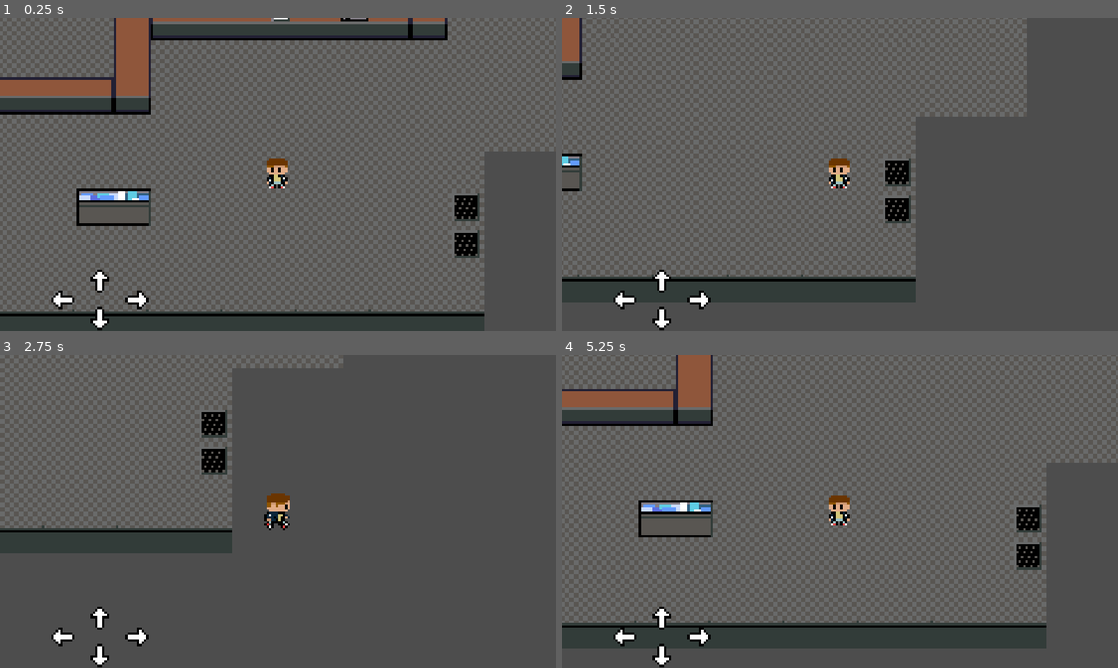
Above: before the commit, frames 1-4 (two rows, left to right).
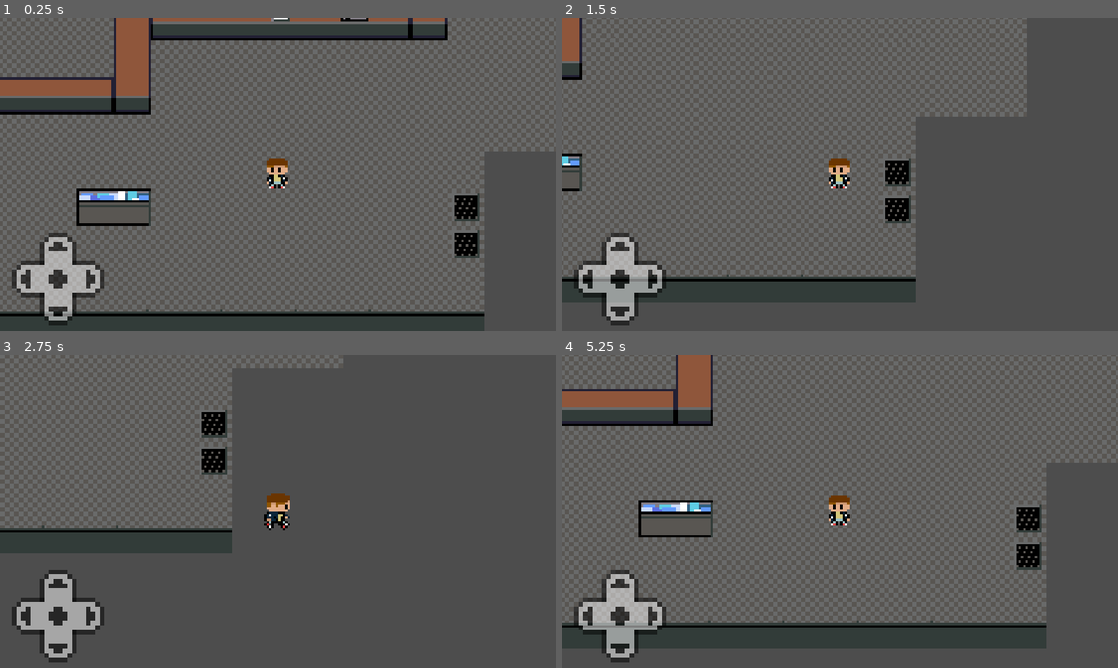
Above: after the commit, the same moments.

Repository: jmcgorey/locals_rpg
Game: Godot game, scene res://scenes/levels/diner_area.tscn
Same seed, same stepped clock (60 frames per second), same inputs: the game is played once before the commit and once after it.
Inputs:
- Up to frame 1 (0.25 s): no input
- Up to frame 2 (1.5 s): hold D (move_right) 0.53-1.28 s; hold E (interact) 0.53-1.28 s; hold S (move_down) from 1.28 s (still down); tap E (interact) at 1.35 s
- Up to frame 3 (2.75 s): release S (move_down) at 2.03 s; hold D (move_right) from 2.03 s (still down); hold E (interact) from 2.03 s (still down)
- Up to frame 4 (5.25 s): release D (move_right) at 2.78 s; release E (interact) at 2.78 s; hold W (move_up) 2.78-3.53 s; tap E (interact) at 2.85, 4.35 s; hold E (interact) 3.53-4.28 s; hold A (move_left) 3.53-5.03 s; hold S (move_down) from 5.03 s (still down); hold E (interact) from 5.03 s (still down)

The runs differ from the first frame. In frame 1, 3.1% of the frame differs, in the area x 2-27%, y 68-100%; in frame 2, 3.1%; in frame 3, 3.2%; in frame 4, 3.2%.

Commit message:
change dpad design

Diff:
--- a/scenes/controls/movement_buttons.tscn
+++ b/scenes/controls/movement_buttons.tscn
@@ -1,15 +1,17 @@
-[gd_scene load_steps=9 format=3 uid="uid://dtvsduisenxpg"]
+[gd_scene load_steps=10 format=3 uid="uid://dtvsduisenxpg"]
 
-[ext_resource type="Texture2D" uid="uid://dker1nbc21o84" path="res://assets/images/controls/up-arrow.png" id="1_1ecdk"]
-[ext_resource type="Texture2D" uid="uid://ctxvd60a1tg6i" path="res://assets/images/controls/up-arrow-pressed.png" id="2_35kha"]
-[ext_resource type="Texture2D" uid="uid://bbu04q2m2x8vl" path="res://assets/images/controls/down-arrow.png" id="2_ysm6j"]
-[ext_resource type="Texture2D" uid="uid://dkd0kx5ernl7x" path="res://assets/images/controls/left-arrow.png" id="3_d23et"]
-[ext_resource type="Texture2D" uid="uid://h8odpvtnpxbi" path="res://assets/images/controls/down-arrow-pressed.png" id="4_42ktg"]
-[ext_resource type="Texture2D" uid="uid://dfrwu2i0nvmh8" path="res://assets/images/controls/right-arrow.png" id="4_rurgw"]
-[ext_resource type="Texture2D" uid="uid://2twv6mb0njse" path="res://assets/images/controls/left-arrow-pressed.png" id="6_3wvd7"]
-[ext_resource type="Texture2D" uid="uid://b03hcmdfxwdjf" path="res://assets/images/controls/right-arrow-pressed.png" id="8_ahvq1"]
+[ext_resource type="Texture2D" uid="uid://dud1f1nmw3na1" path="res://assets/images/controls/dpad-v1-center.png" id="1_vcg0g"]
+[ext_resource type="Texture2D" uid="uid://7l76608b6f41" path="res://assets/images/controls/dpad-v1-up-unpressed.png" id="2_vwq2t"]
+[ext_resource type="Texture2D" uid="uid://blr27j78e33dp" path="res://assets/images/controls/dpad-v1-up-pressed.png" id="3_u1quh"]
+[ext_resource type="Texture2D" uid="uid://cwt78gs0p6al0" path="res://assets/images/controls/dpad-v1-down-unpressed.png" id="4_24etv"]
+[ext_resource type="Texture2D" uid="uid://djfjum1xl71bx" path="res://assets/images/controls/dpad-v1-down-pressed.png" id="5_rh6ja"]
+[ext_resource type="Texture2D" uid="uid://ba7cprno4ewlg" path="res://assets/images/controls/dpad-v1-left-unpressed.png" id="6_vcg0g"]
+[ext_resource type="Texture2D" uid="uid://c5wu8t07h5p16" path="res://assets/images/controls/dpad-v1-left-pressed.png" id="7_vwq2t"]
+[ext_resource type="Texture2D" uid="uid://sdbu6a54ynvy" path="res://assets/images/controls/dpad-v1-right-unpressed.png" id="8_bk3p8"]
+[ext_resource type="Texture2D" uid="uid://ncde64kpm0xp" path="res://assets/images/controls/dpad-v1-right-pressed.png" id="9_sxro7"]
 
 [node name="MovementButtons" type="Control"]
+modulate = Color(1, 1, 1, 0.498039)
 layout_mode = 3
 anchors_preset = 8
 anchor_left = 0.5
@@ -21,26 +23,30 @@
 size_flags_horizontal = 4
 size_flags_vertical = 4
 
+[node name="DpadCenter" type="Sprite2D" parent="."]
+scale = Vector2(2, 2)
+texture = ExtResource("1_vcg0g")
+
 [node name="UpButton" type="TouchScreenButton" parent="."]
-position = Vector2(-8, -12)
-texture_normal = ExtResource("1_1ecdk")
-texture_pressed = ExtResource("2_35kha")
+position = Vector2(-8, -22)
+texture_normal = ExtResource("2_vwq2t")
+texture_pressed = ExtResource("3_u1quh")
 action = "move_up"
 
 [node name="DownButton" type="TouchScreenButton" parent="."]
-position = Vector2(-8, 4)
-texture_normal = ExtResource("2_ysm6j")
-texture_pressed = ExtResource("4_42ktg")
+position = Vector2(-8, 6)
+texture_normal = ExtResource("4_24etv")
+texture_pressed = ExtResource("5_rh6ja")
 action = "move_down"
 
-[node name="Left Button" type="TouchScreenButton" parent="."]
-position = Vector2(-24, -4)
-texture_normal = ExtResource("3_d23et")
-texture_pressed = ExtResource("6_3wvd7")
+[node name="LeftButton" type="TouchScreenButton" parent="."]
+position = Vector2(-22, -8)
+texture_normal = ExtResource("6_vcg0g")
+texture_pressed = ExtResource("7_vwq2t")
 action = "move_left"
 
-[node name="TouchScreenButton" type="TouchScreenButton" parent="."]
-position = Vector2(8, -4)
-texture_normal = ExtResource("4_rurgw")
-texture_pressed = ExtResource("8_ahvq1")
+[node name="RightButton" type="TouchScreenButton" parent="."]
+position = Vector2(6, -8)
+texture_normal = ExtResource("8_bk3p8")
+texture_pressed = ExtResource("9_sxro7")
 action = "move_right"
--- a/scenes/player/player.tscn
+++ b/scenes/player/player.tscn
@@ -220,14 +220,14 @@
 [node name="Camera2D" type="Camera2D" parent="."]
 zoom = Vector2(2, 2)
 
-[node name="HUD" parent="Camera2D" instance=ExtResource("3_k4iqe")]
+[node name="HUD" parent="." instance=ExtResource("3_k4iqe")]
 anchors_preset = 2
 anchor_top = 1.0
 anchor_right = 0.0
-offset_left = -77.0
-offset_top = 50.0
-offset_right = -77.0
-offset_bottom = 50.0
+offset_left = -95.0
+offset_top = 45.0
+offset_right = -95.0
+offset_bottom = 45.0
 grow_horizontal = 1
 grow_vertical = 0
 size_flags_horizontal = 0
Binary file removed: assets/images/controls/down-arrow-pressed.png
Binary file removed: assets/images/controls/down-arrow.png
Binary file added: assets/images/controls/dpad-v1-center.png
Not shown, changed: assets/images/controls/dpad-v1-center.png.import
Binary file added: assets/images/controls/dpad-v1-down-pressed.png
Not shown, changed: assets/images/controls/dpad-v1-down-pressed.png.import
Binary file added: assets/images/controls/dpad-v1-down-unpressed.png
Not shown, changed: assets/images/controls/dpad-v1-down-unpressed.png.import
Binary file added: assets/images/controls/dpad-v1-left-pressed.png
Not shown, changed: assets/images/controls/dpad-v1-left-pressed.png.import
Binary file added: assets/images/controls/dpad-v1-left-unpressed.png
Not shown, changed: assets/images/controls/dpad-v1-left-unpressed.png.import
(and 14 more such lines)
